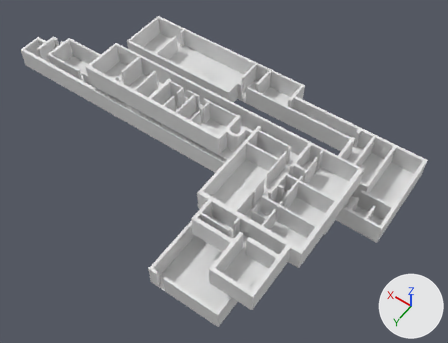
Before and after pictures for a commit that changed the Blender file Assets/Korpus/KorpusPrefab/1korpus.blend.
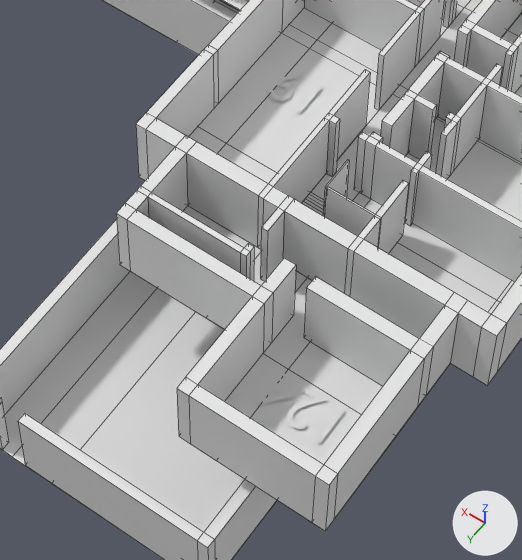
The first picture shows the older version from a 50 mm lens placed at (-37.8, 37.7, 63.2), pointed at (-9.2, -2.4, 0.3). The close-ups show both versions on the part from 35% to 69% of the width and 46% to 93% of the height of that picture; other places that the commit changed are outside them. Every picture has the same lights, and +X, +Y and +Z are marked at lower right. Text is drawn in Blender's own font. The close-ups show mesh edges as thin lines.
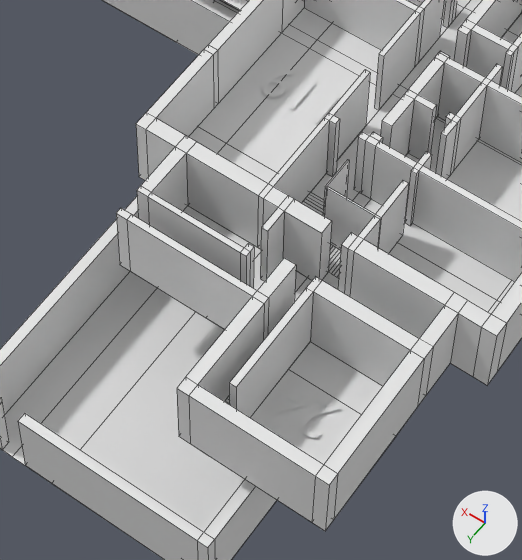
Boxes (x1, y1, x2, y2) around the edits, measured in the close-ups (522 x 560 px; the box of a moved part takes in the faces that stretch with it):
```json
{"part": 1, "of": "me_plane_001", "change": "built on", "before": [183, 206, 383, 464], "after": [183, 206, 383, 464]}
{"part": 2, "of": "me_plane_002", "change": "moved or reshaped", "before": [116, 190, 419, 386], "after": [116, 199, 419, 417]}
```

Scene script edits in JSON lines:
```json
{"block": "me_plane_001", "where": "# used by ob_plane_001; location = (0.0, 0.0, 0.0)"}
{"op": "remove", "block": "me_plane_001", "code": "me_plane_001.from_pydata(...)  # 131 vertices, 87 faces; spans x -25.1..12.9, y -7.8..13.1, z 4.0"}
{"op": "add", "block": "me_plane_001", "code": "me_plane_001.from_pydata(...)  # 212 vertices, 135 faces; spans x -25.1..12.9, y -7.8..13.1, z 4.0"}
{"block": "me_plane_001", "change": "me_plane_001 part 1"}
{"block": "me_plane_001", "change": "11 faces are deleted"}
{"block": "me_plane_001", "change": "42 vertices are added at x -19.5..-18.8, y 4.6..13.1, z 4.0"}
{"block": "me_plane_001", "change": "6 new vertices lie (0.0, 1.4, 0.0) away from vertices in x -23.7..-13.1, y 6.1, z 4.0"}
{"block": "me_plane_001", "change": "5 new vertices lie (0.0, -0.5, 0.0) away from vertices in x -23.7..-18.3, y 13.1, z 4.0"}
{"block": "me_plane_001", "change": "28 new vertices lie (0.7, 0.0, 0.0) away from vertices in x -19.5, y 9.3..11.9, z 4.0"}
{"block": "me_plane_001", "change": "21 new faces join them, mat_black (white #e7e7e7)"}
{"block": "me_plane_001", "change": "38 new faces join them, mat_wight (white #e7e7e7)"}
{"block": "me_plane_002", "where": "# used by ob_plane_002; location = (0.0, 0.0, 0.0)"}
{"op": "remove", "block": "me_plane_002", "code": "me_plane_002.from_pydata(...)  # 300 vertices, 151 faces; spans x -25.1..12.9, y -7.8..13.1, z 4.0"}
{"op": "add", "block": "me_plane_002", "code": "me_plane_002.from_pydata(...)  # 308 vertices, 153 faces; spans x -25.1..12.9, y -7.8..13.1, z 4.0"}
{"block": "me_plane_002", "change": "me_plane_002 part 2"}
{"block": "me_plane_002", "change": "2 vertices are removed from x -13.5..-13.1, y 8.7, z 4.0"}
{"block": "me_plane_002", "change": "5 faces are deleted"}
{"block": "me_plane_002", "change": "2 vertices move from x -18.8..-18.3, y 8.7, z 4.0 to x -18.8..-18.3, y 8.9, z 4.0"}
{"block": "me_plane_002", "change": "10 vertices are added at x -19.7..-13.1, y 5.5..12.0, z 4.0"}
{"block": "me_plane_002", "change": "7 new faces join them"}
```
